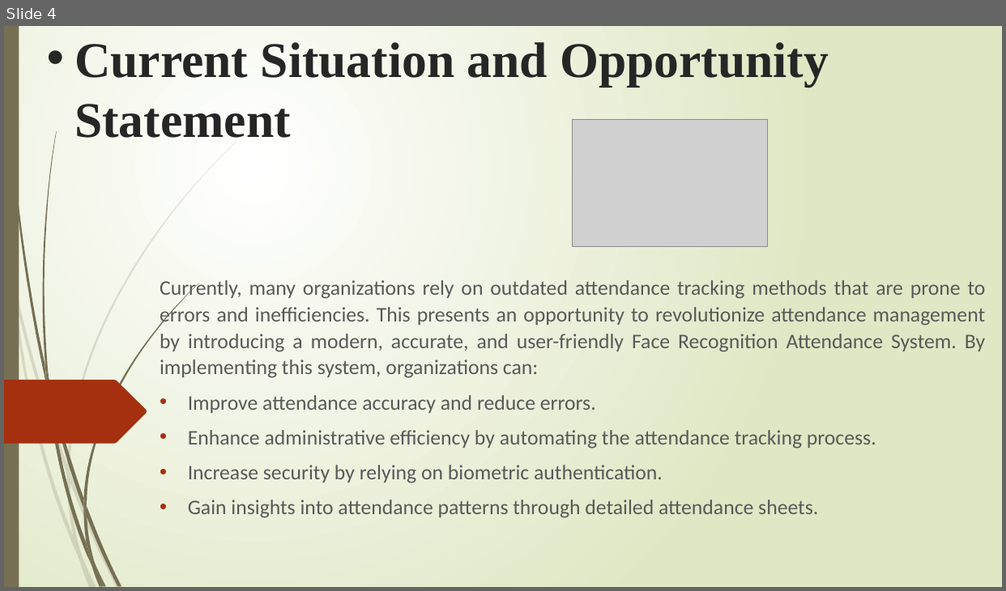
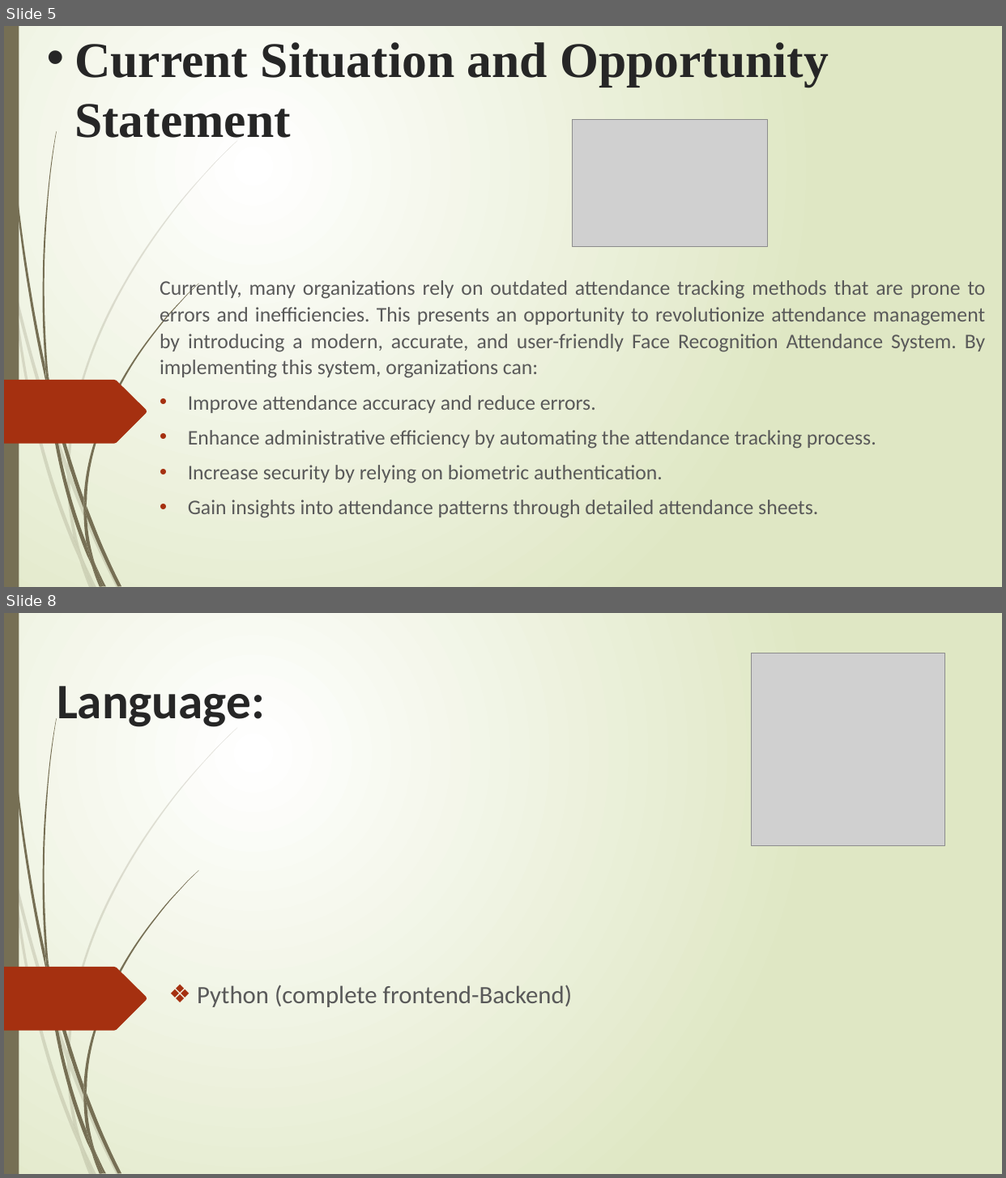
Before and after one commit to SharrY111/scdlab, a slide deck: Presentation1.pptx. Shown one above the other, each under a label of ours: slide 4 before the commit, slides 5 and 8 after it; the slides between them are not shown. The pictures are 1006x591 and 1006x1178 pixels, drawn with LibreOffice and Linux fonts; fonts in the diff are those of the drawing; grey boxes stand for pictures. Boxes give left, top, right and bottom in pixels: in the first picture for what was removed or moved away, otherwise in the second. Text is boxed around its words. In the diff, an @@ line names an element or a change of style, - is before the commit and + after.

```diff
--- a/Presentation1.pptx
+++ b/Presentation1.pptx
@@ slide 8 added at bbox=[4, 613, 1002, 1174], background gradient #FFFFFF to #DFE8C4; not listed: 24 template elements that a slide beside it also shows @@
@@ picture added at bbox=[752, 653, 945, 845] @@
@@ title added at bbox=[57, 686, 265, 727], 47.7 pt, text #262626, bold @@
+Language:
@@ subtitle added at bbox=[197, 985, 572, 1007], 24 pt, text #595959 @@
+❖ Python (complete frontend-Backend)
@@ what was slide 4 is now slide 5 @@
```
Also in this commit, not shown: 3 slides changed, 2 other slides added.
